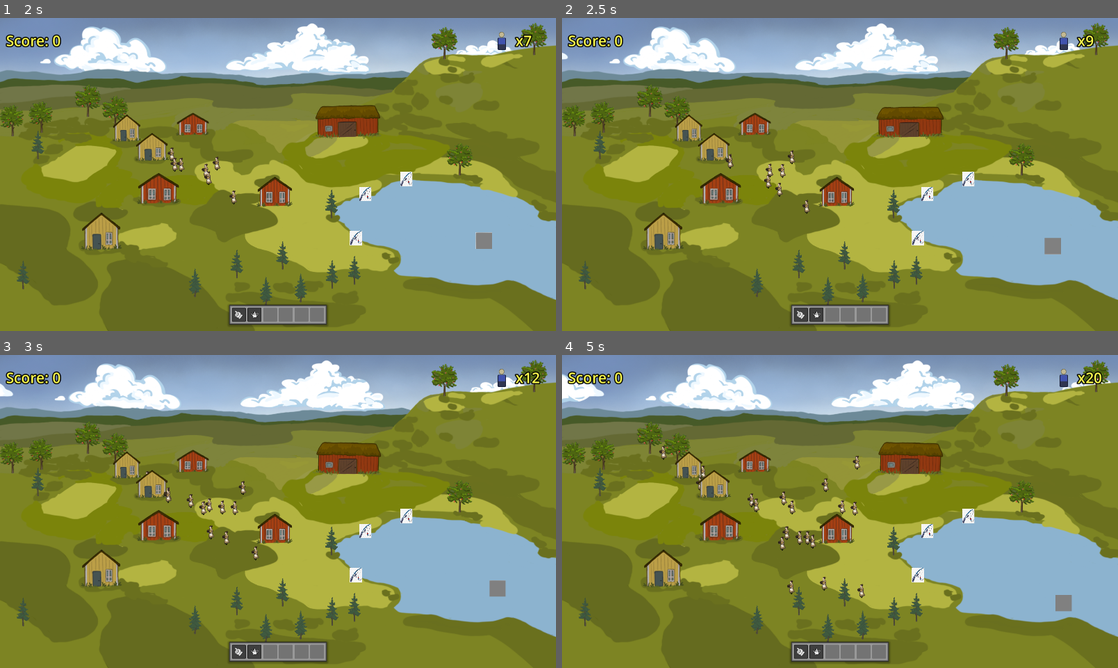
Above: before the commit, frames 1-4 (two rows, left to right).
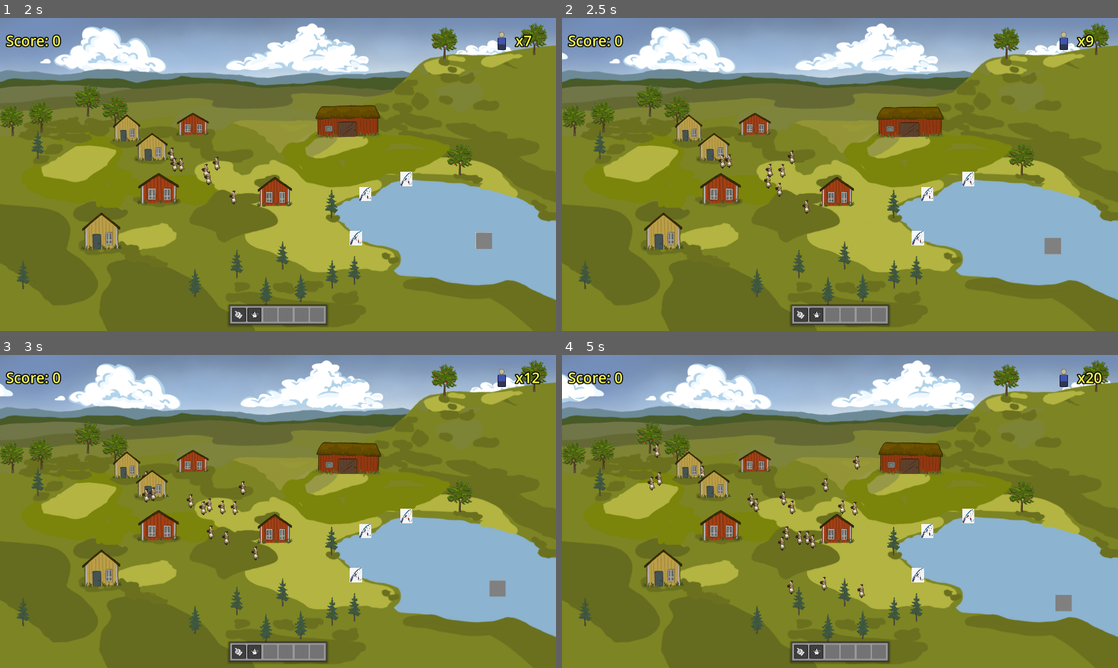
Above: after the commit, the same moments.

Repository: arget4me/cosyville
Game: Godot game, scene res://Scenes/main_scene.tscn
The game is run twice, just before and just after one commit, with the same random seed, the same clock (stepped at 60 frames per second) and the same inputs.
Inputs (mouse positions are in pixels of both pictures, inside the frame that each line leads up to):
- Up to frame 1 (2 s): click "GOTO: PLAYING" at 0.5 s; move the mouse to (194, 284) at 1.27 s; press the mouse at (194, 284) at 1.28 s; hold Right (ui_right) from 1.28 s (still down)
- Up to frame 2 (2.5 s): move the mouse to (828, 293) at 2.02 s; release Right (ui_right) at 2.03 s; release the mouse at (828, 293) at 2.03 s; hold Down (ui_down) from 2.03 s (still down); click (828, 293) at 2.1 s
- Up to frame 3 (3 s): move the mouse to (283, 592) at 2.77 s; release Down (ui_down) at 2.78 s; press the mouse at (283, 592) at 2.78 s; hold Right (ui_right) from 2.78 s (still down)
- Up to frame 4 (5 s): move the mouse to (862, 624) at 3.52 s; release Right (ui_right) at 3.53 s; release the mouse at (862, 624) at 3.53 s; hold Up (ui_up) 3.53-4.28 s; click (862, 624) at 3.6 s; move the mouse to (801, 602) at 4.27 s; press the mouse at (801, 602) at 4.28 s; hold Left (ui_left) from 4.28 s (still down)

Frame 1 is identical in both runs. In frame 2, less than 0.1% of the frame differs, in the area x 28-31%, y 43-49%; in frame 3, 0.1%; in frame 4, 0.2%, in the area x 15-26%, y 28-44%.

Commit message:
house turns in

Diff:
--- a/Scenes/World/house_red.tscn
+++ b/Scenes/World/house_red.tscn
@@ -1,11 +1,7 @@
-[gd_scene load_steps=4 format=3 uid="uid://48oj742ev8uy"]
+[gd_scene load_steps=3 format=3 uid="uid://48oj742ev8uy"]
 
 [ext_resource type="Script" path="res://Scripts/turn_in_house.gd" id="1_2twsw"]
 [ext_resource type="Texture2D" uid="uid://d06jr5jbqu0hl" path="res://art/world/Props/house_red.PNG" id="1_ilwmk"]
-
-[sub_resource type="CapsuleShape2D" id="CapsuleShape2D_61u7c"]
-radius = 5.34
-height = 90.0038
 
 [node name="House_Red" type="Node2D"]
 script = ExtResource("1_2twsw")
@@ -16,11 +12,3 @@
 position = Vector2(1, 1)
 texture = ExtResource("1_ilwmk")
 offset = Vector2(0, -43.955)
-
-[node name="StaticBody2D" type="StaticBody2D" parent="."]
-position = Vector2(-1, 2)
-rotation = 1.56887
-
-[node name="CollisionShape2D" type="CollisionShape2D" parent="StaticBody2D"]
-position = Vector2(-12.9942, -3.025)
-shape = SubResource("CapsuleShape2D_61u7c")
--- a/Scenes/World/house_yellow.tscn
+++ b/Scenes/World/house_yellow.tscn
@@ -1,11 +1,7 @@
-[gd_scene load_steps=4 format=3 uid="uid://wsr7y74tc2fi"]
+[gd_scene load_steps=3 format=3 uid="uid://wsr7y74tc2fi"]
 
 [ext_resource type="Script" path="res://Scripts/turn_in_house.gd" id="1_stjc1"]
 [ext_resource type="Texture2D" uid="uid://dcul8v3lo8dqi" path="res://art/world/Props/house_yellow.PNG" id="1_voa2c"]
-
-[sub_resource type="CapsuleShape2D" id="CapsuleShape2D_61u7c"]
-radius = 5.34
-height = 90.0038
 
 [node name="House_Yellow" type="Node2D"]
 script = ExtResource("1_stjc1")
@@ -16,11 +12,3 @@
 position = Vector2(1, -7)
 texture = ExtResource("1_voa2c")
 offset = Vector2(0, -43.955)
-
-[node name="StaticBody2D" type="StaticBody2D" parent="."]
-position = Vector2(-1, 2)
-rotation = 1.56887
-
-[node name="CollisionShape2D" type="CollisionShape2D" parent="StaticBody2D"]
-position = Vector2(-12.9942, -3.025)
-shape = SubResource("CapsuleShape2D_61u7c")
--- a/Scripts/turn_in_house.gd
+++ b/Scripts/turn_in_house.gd
@@ -3,7 +3,9 @@
 
 # Called when the node enters the scene tree for the first time.
 func _ready() -> void:
-	ActionPointsManager.register_action_point(global_position, ActionPointsManager.action_point_type.HOUSE)
+	var offset_position = global_position
+	offset_position.y += 10
+	ActionPointsManager.register_action_point(offset_position, ActionPointsManager.action_point_type.HOUSE)
 	pass # Replace with function body.
 
 
